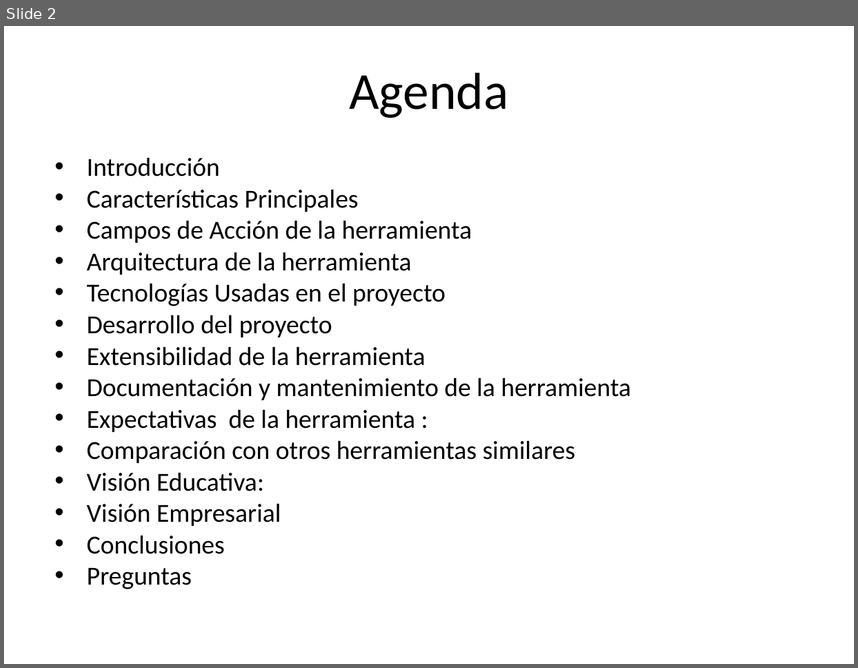
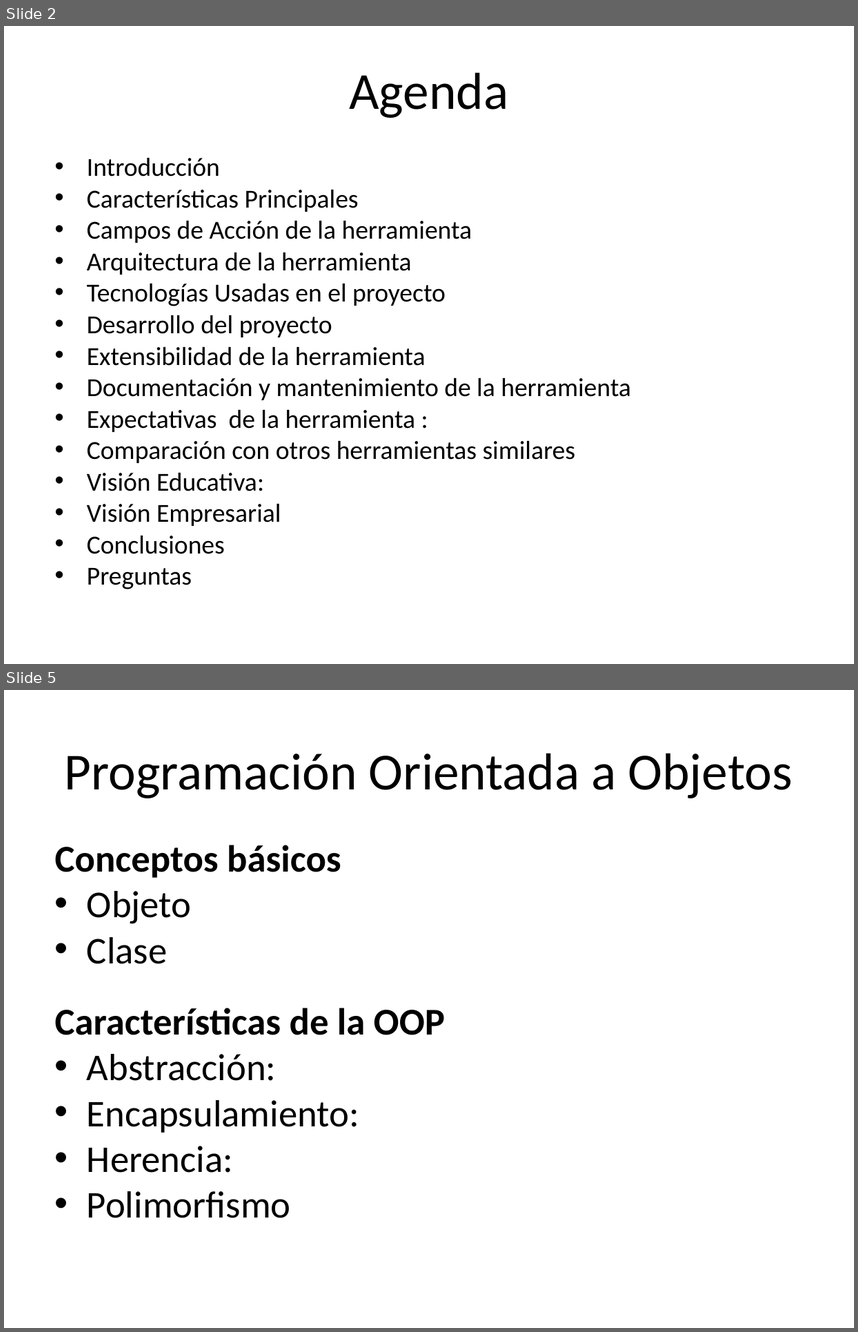
Before and after one commit to Xavinightshade/ipsimulator, a slide deck: presentacion/Presentacion Simulador Redes.ppt. Shown one above the other, each under a label of ours: slide 2 before the commit, slides 2 and 5 after it; the slides between them are not shown. The pictures are 858x668 and 858x1332 pixels, drawn with LibreOffice and Linux fonts; fonts in the diff are those of the drawing. Boxes give left, top, right and bottom in pixels: in the first picture for what was removed or moved away, otherwise in the second. Text is boxed around its words. In the diff, an @@ line names an element or a change of style, - is before the commit and + after.

```diff
--- a/presentacion/Presentacion Simulador Redes.ppt
+++ b/presentacion/Presentacion Simulador Redes.ppt
@@ slide 5 added at (x1=4, y1=690, x2=854, y2=1328), background #FFFFFF @@
@@ title added at (x1=65, y1=753, x2=793, y2=798), 44 pt, text #000000 @@
+Programación Orientada a Objetos
@@ text added at (x1=55, y1=845, x2=445, y2=1218), 32 pt, text #000000 @@
+Conceptos básicos
+• Objeto
+• Clase
+Características de la OOP
+• Abstracción:
+• Encapsulamiento:
+• Herencia:
+• Polimorfismo
```
Also in this commit, not shown: 1 slide changed, 29 other slides added, 2 slides removed.
